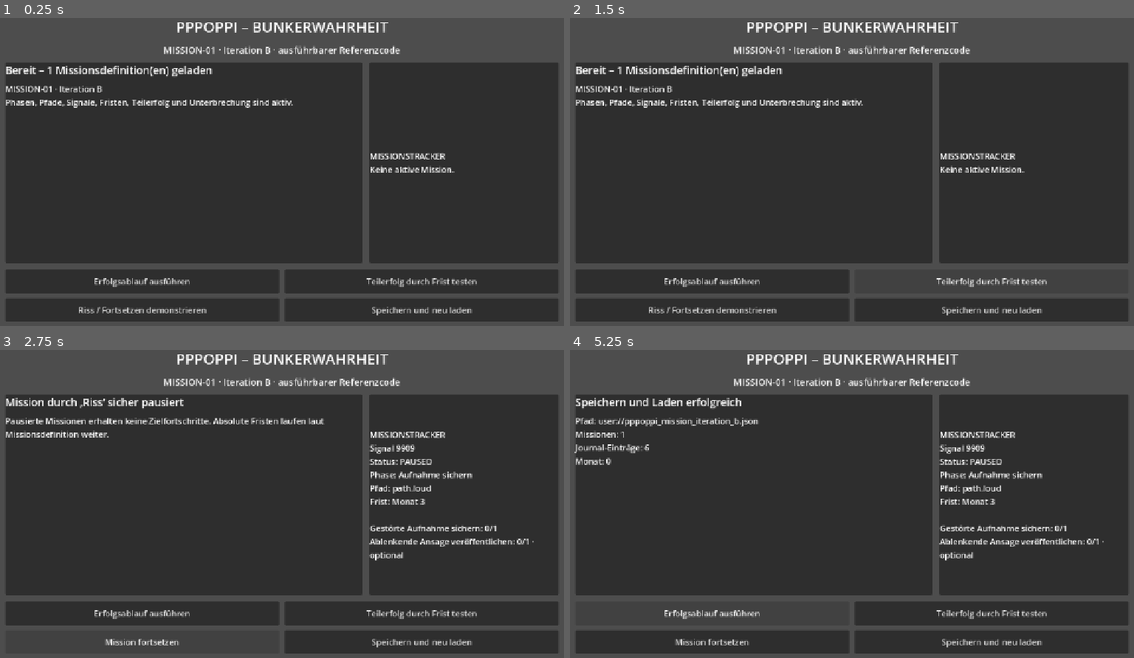
Above: before the commit, frames 1-4 (two rows, left to right).
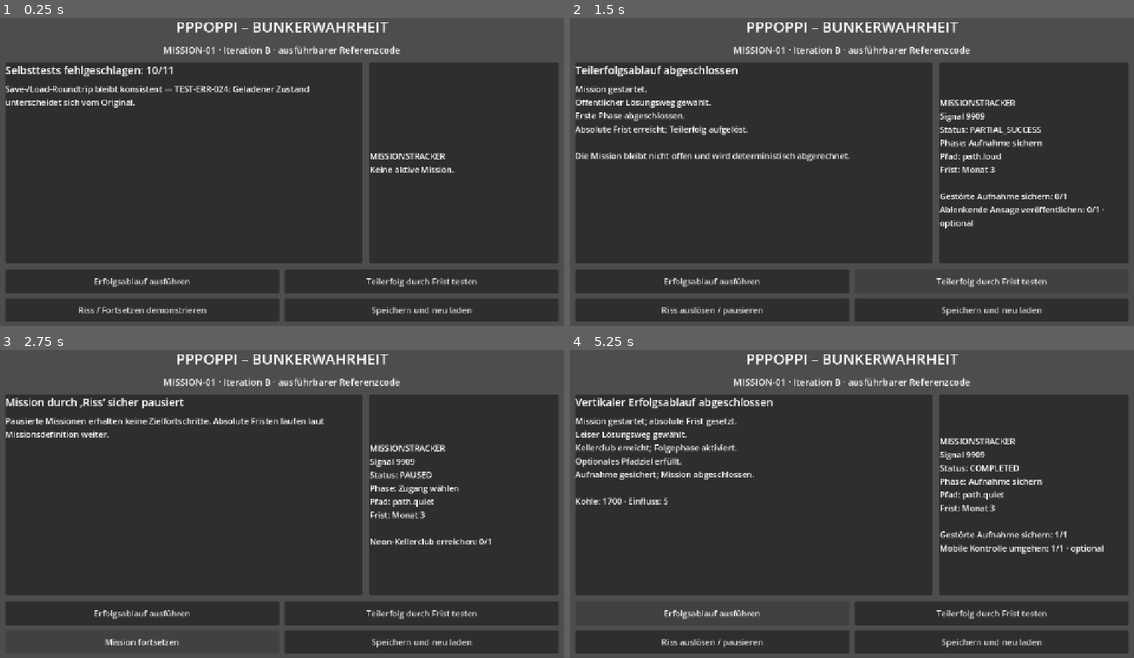
Above: after the commit, the same moments.

Repository: provoware/GAME2026
Game: Godot game, scene res://scenes/main/main.tscn
The game is run twice, just before and just after one commit, with the same random seed, the same clock (stepped at 60 frames per second) and the same inputs.
Inputs:
- Up to frame 1 (0.25 s): no input
- Up to frame 2 (1.5 s): click "Erfolgsablauf ausführen" at 0.5 s; click "Teilerfolg durch Frist testen" at 1.25 s
- Up to frame 3 (2.75 s): click "Riss / Fortsetzen demonstrier…" (after the commit: "Riss auslösen / pausieren") at 2 s
- Up to frame 4 (5.25 s): click "Mission fortsetzen" at 2.75 s; click "Riss auslösen / pausieren" at 3.5 s; click "Speichern und neu laden" at 4.25 s; click "Erfolgsablauf ausführen" at 5 s

The runs differ from the first frame. In frame 1, 2.1% of the frame differs, in the area x 1-55%, y 15-30%; in frame 2, 5.2%; in frame 3, 2.0%; in frame 4, 6.2%, in the area x 0-95%, y 15-97%.
Error before the commit: Invalid call. Nonexistent function 'capture_checkpoint' in base 'RefCounted (MissionInstanceState)'. (res://scripts/mission/effects/set_mission_phase_effect.gd…
Error after the commit: Invalid access to property or key 'mission_history' on a base object of type 'RefCounted (GameSessionState)'. (res://scripts/mission/effects/set_mission_status…

Commit message:
Upgrade mission state with quality and checkpoints

Diff:
--- a/scripts/mission/mission_instance_state.gd
+++ b/scripts/mission/mission_instance_state.gd
@@ -1,7 +1,7 @@
 class_name MissionInstanceState
 extends RefCounted
 
-const SCHEMA_VERSION := 2
+const SCHEMA_VERSION := 3
 
 var schema_version: int = SCHEMA_VERSION
 var mission_id: String
@@ -14,10 +14,13 @@
 var selected_paths: Array[String] = []
 var visited_phases: Array[String] = []
 var outcome_id: String = ""
+var outcome_quality: Dictionary = {}
 var pause_reason: String = ""
 var paused_at_month: int = -1
 var accumulated_paused_months: int = 0
 var failure_reasons: Array[String] = []
+var resume_checkpoint: Dictionary = {}
+var phase_timeline: Array = []
 
 
 static func create(definition: MissionDefinition, month_index: int) -> MissionInstanceState:
@@ -34,7 +37,58 @@
 		for objective_value in phase.get("objectives", []):
 			var objective: Dictionary = objective_value
 			instance.objective_progress[str(objective.get("id", ""))] = 0
+	instance.capture_checkpoint(definition.start_phase_id, month_index, "mission_started")
 	return instance
+
+
+func capture_checkpoint(phase_id: String, month_index: int, reason: String) -> void:
+	resume_checkpoint = {
+		"phase_id": phase_id,
+		"month_index": month_index,
+		"reason": reason,
+		"objective_progress": objective_progress.duplicate(true),
+		"selected_paths": selected_paths.duplicate(),
+	}
+	phase_timeline.append(
+		{
+			"phase_id": phase_id,
+			"month_index": month_index,
+			"reason": reason,
+		}
+	)
+
+
+func restore_checkpoint() -> GameResult:
+	if resume_checkpoint.is_empty():
+		return GameResult.failure(
+			GameError.new(
+				"MISSION-ERR-061",
+				"Mission besitzt keinen sicheren Wiederaufnahmepunkt.",
+				{"mission_id": mission_id}
+			)
+		)
+	var checkpoint_phase := str(resume_checkpoint.get("phase_id", ""))
+	if checkpoint_phase.is_empty():
+		return GameResult.failure(
+			GameError.new(
+				"MISSION-ERR-062",
+				"Wiederaufnahmepunkt besitzt keine gültige Phase.",
+				{"mission_id": mission_id}
+			)
+		)
+	current_phase_id = checkpoint_phase
+	objective_progress = (
+		(resume_checkpoint.get("objective_progress", {}) as Dictionary).duplicate(true)
+	)
+	selected_paths = []
+	for path_id in resume_checkpoint.get("selected_paths", []):
+		selected_paths.append(str(path_id))
+	status = MissionStatus.ACTIVE
+	pause_reason = ""
+	paused_at_month = -1
+	if not visited_phases.has(current_phase_id):
+		visited_phases.append(current_phase_id)
+	return validate_invariants()
 
 
 func to_dict() -> Dictionary:
@@ -50,10 +104,13 @@
 		"selected_paths": selected_paths.duplicate(),
 		"visited_phases": visited_phases.duplicate(),
 		"outcome_id": outcome_id,
+		"outcome_quality": outcome_quality.duplicate(true),
 		"pause_reason": pause_reason,
 		"paused_at_month": paused_at_month,
 		"accumulated_paused_months": accumulated_paused_months,
 		"failure_reasons": failure_reasons.duplicate(),
+		"resume_checkpoint": resume_checkpoint.duplicate(true),
+		"phase_timeline": phase_timeline.duplicate(true),
 	}
 
 
@@ -78,12 +135,23 @@
 	if instance.visited_phases.is_empty() and not instance.current_phase_id.is_empty():
 		instance.visited_phases.append(instance.current_phase_id)
 	instance.outcome_id = str(data.get("outcome_id", ""))
+	instance.outcome_quality = (
+		(data.get("outcome_quality", {}) as Dictionary).duplicate(true)
+	)
 	instance.pause_reason = str(data.get("pause_reason", ""))
 	instance.paused_at_month = int(data.get("paused_at_month", -1))
 	instance.accumulated_paused_months = int(data.get("accumulated_paused_months", 0))
 	instance.failure_reasons = []
 	for reason in data.get("failure_reasons", []):
 		instance.failure_reasons.append(str(reason))
+	instance.resume_checkpoint = (
+		(data.get("resume_checkpoint", {}) as Dictionary).duplicate(true)
+	)
+	instance.phase_timeline = (data.get("phase_timeline", []) as Array).duplicate(true)
+	if instance.resume_checkpoint.is_empty() and not instance.current_phase_id.is_empty():
+		instance.capture_checkpoint(
+			instance.current_phase_id, instance.started_month, "migrated_legacy_state"
+		)
 	instance.schema_version = SCHEMA_VERSION
 
 	var validation := instance.validate_invariants()
@@ -138,6 +206,33 @@
 					{"mission_id": mission_id, "objective_id": objective_id}
 				)
 			)
+	if resume_checkpoint.is_empty():
+		return GameResult.failure(
+			GameError.new(
+				"MISSION-ERR-061",
+				"Mission besitzt keinen sicheren Wiederaufnahmepunkt.",
+				{"mission_id": mission_id}
+			)
+		)
+	var checkpoint_phase := str(resume_checkpoint.get("phase_id", ""))
+	if checkpoint_phase.is_empty():
+		return GameResult.failure(
+			GameError.new(
+				"MISSION-ERR-062",
+				"Wiederaufnahmepunkt besitzt keine gültige Phase.",
+				{"mission_id": mission_id}
+			)
+		)
+	if not outcome_quality.is_empty():
+		var score := float(outcome_quality.get("score", 0.0))
+		if score < 0.0 or score > 1.0:
+			return GameResult.failure(
+				GameError.new(
+					"MISSION-ERR-063",
+					"Ergebnisqualität liegt außerhalb des gültigen Bereichs.",
+					{"mission_id": mission_id, "score": score}
+				)
+			)
 	return GameResult.success()
 
 
